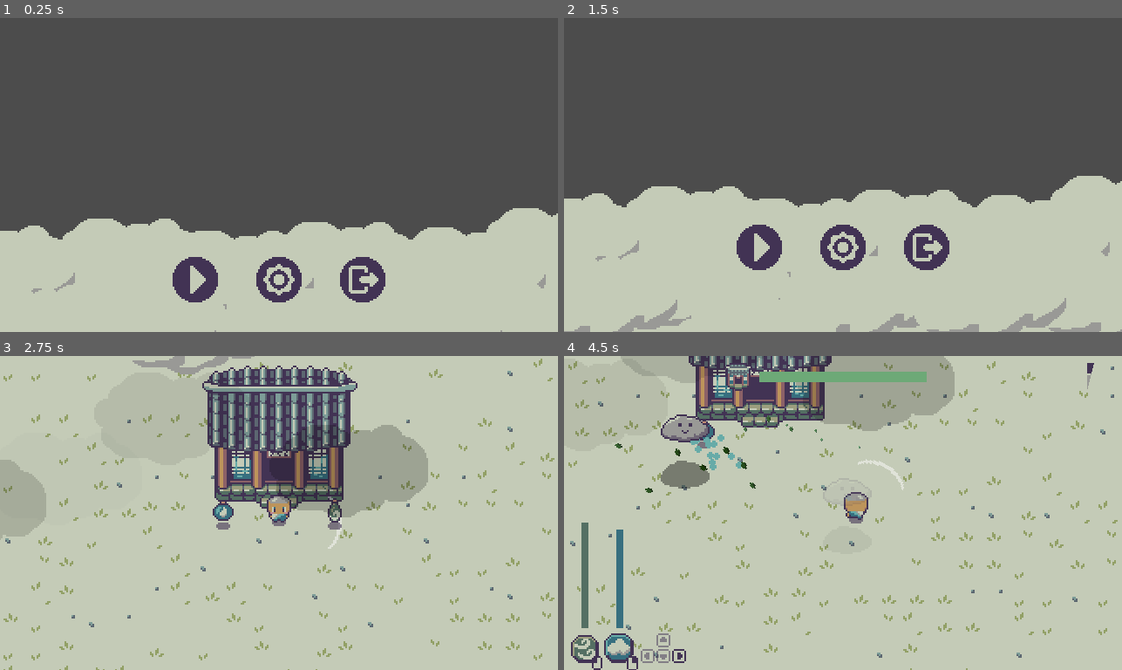
Above: before the commit, frames 1-4 (two rows, left to right).
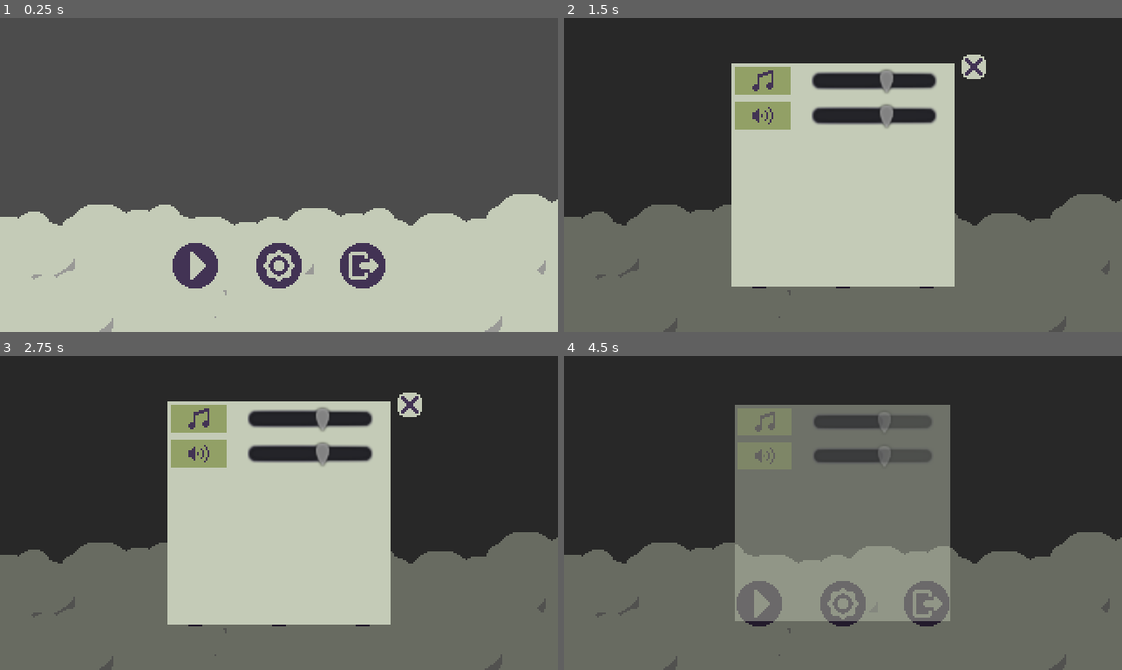
Above: after the commit, the same moments.

Repository: Boyquotes/cloud-keeper
Game: Godot game, scene res://Main.tscn
Same seed, same stepped clock (60 frames per second), same inputs: the game is played once before the commit and once after it.
Inputs (mouse positions are in pixels of both pictures, inside the frame that each line leads up to; where the layout moved, square brackets give the same spot in the first picture):
- Up to frame 1 (0.25 s): no input
- Up to frame 2 (1.5 s): click (843, 266) [843, 278] at 0.5 s; click (759, 266) [759, 278] at 1.25 s
- Up to frame 3 (2.75 s): click (195, 604) [195, 443] at 2 s
- Up to frame 4 (4.5 s): move the mouse to (965, 497) at 2.77 s; hold D (move_right) 2.78-3.53 s; tap Space (spawn_cloud) at 2.85, 4.35 s; move the mouse to (731, 528) at 3.52 s; hold S (move_down) 3.53-4.28 s; click (731, 528) at 3.6 s; move the mouse to (898, 443) at 4.27 s; hold D (move_right) from 4.28 s (still down)

The runs differ from the first frame. In frame 1, 7.4% of the frame differs, in the area x 0-100%, y 56-100%; in frame 2, 90%; in frame 3, 83%; in frame 4, 99%, in the area x 0-100%, y 0-100%.

Commit message:
Added start screen settings button functionality and updated tileset

Diff:
--- a/src/global/EventBus.gd
+++ b/src/global/EventBus.gd
@@ -12,3 +12,5 @@
 signal game_over
 signal game_victory
 signal game_start
+
+signal settings_menu_opened
--- a/src/scenes/world/World.tscn
+++ b/src/scenes/world/World.tscn
@@ -51,7 +51,7 @@
 "times": PoolRealArray( 0 ),
 "transitions": PoolRealArray( 1 ),
 "update": 0,
-"values": [ Vector2( 160, -176 ) ]
+"values": [ Vector2( 160, -192 ) ]
 }
 
 [sub_resource type="Animation" id=2]
@@ -67,7 +67,7 @@
 "times": PoolRealArray( 0, 1.5 ),
 "transitions": PoolRealArray( 1, 1 ),
 "update": 0,
-"values": [ Vector2( 160, -176 ), Vector2( 160, 48 ) ]
+"values": [ Vector2( 160, -192 ), Vector2( 160, 48 ) ]
 }
 tracks/1/type = "method"
 tracks/1/path = NodePath("../Ground/Player")
@@ -149,7 +149,7 @@
 position = Vector2( 73, 112 )
 
 [node name="CloudBorder" type="YSort" parent="."]
-position = Vector2( -16, -304 )
+position = Vector2( -16, -328 )
 
 [node name="Cloud" type="Sprite" parent="CloudBorder"]
 position = Vector2( 100, 210 )
@@ -210,14 +210,14 @@
 [node name="StartMenu" parent="." instance=ExtResource( 15 )]
 pause_mode = 2
 margin_left = 80.0
-margin_top = -152.0
+margin_top = -176.0
 margin_right = 240.0
-margin_bottom = -68.0
+margin_bottom = -92.0
 
 [node name="WorldCamera" type="Camera2D" parent="."]
 pause_mode = 2
 unique_name_in_owner = true
-position = Vector2( 160, -176 )
+position = Vector2( 160, -192 )
 current = true
 
 [node name="AnimationPlayer" type="AnimationPlayer" parent="WorldCamera"]
--- a/src/ui/settings/SettingsMenu.gd
+++ b/src/ui/settings/SettingsMenu.gd
@@ -7,10 +7,14 @@
 func _ready():
 	hide()
 	refresh()
+	EventBus.connect("settings_menu_opened", self, "_on_settings_menu_opened")
 
 func _process(delta: float) -> void:
 	if Input.is_action_just_pressed("pause"):
 		toggle_pause()
+
+func _on_settings_menu_opened() -> void:
+	toggle_pause()
 
 func _on_CloseButton_pressed() -> void:
 	toggle_pause()
--- a/src/ui/start/StartMenu.gd
+++ b/src/ui/start/StartMenu.gd
@@ -9,7 +9,7 @@
 	emit_signal("play_button_pressed")
 
 func _on_SettingsButton_pressed() -> void:
-	pass # Replace with function body.
+	EventBus.emit_signal("settings_menu_opened")
 
 func _on_ExitButton_pressed() -> void:
 	get_tree().quit()
Binary file changed: src/scenes/world/tileset.png
